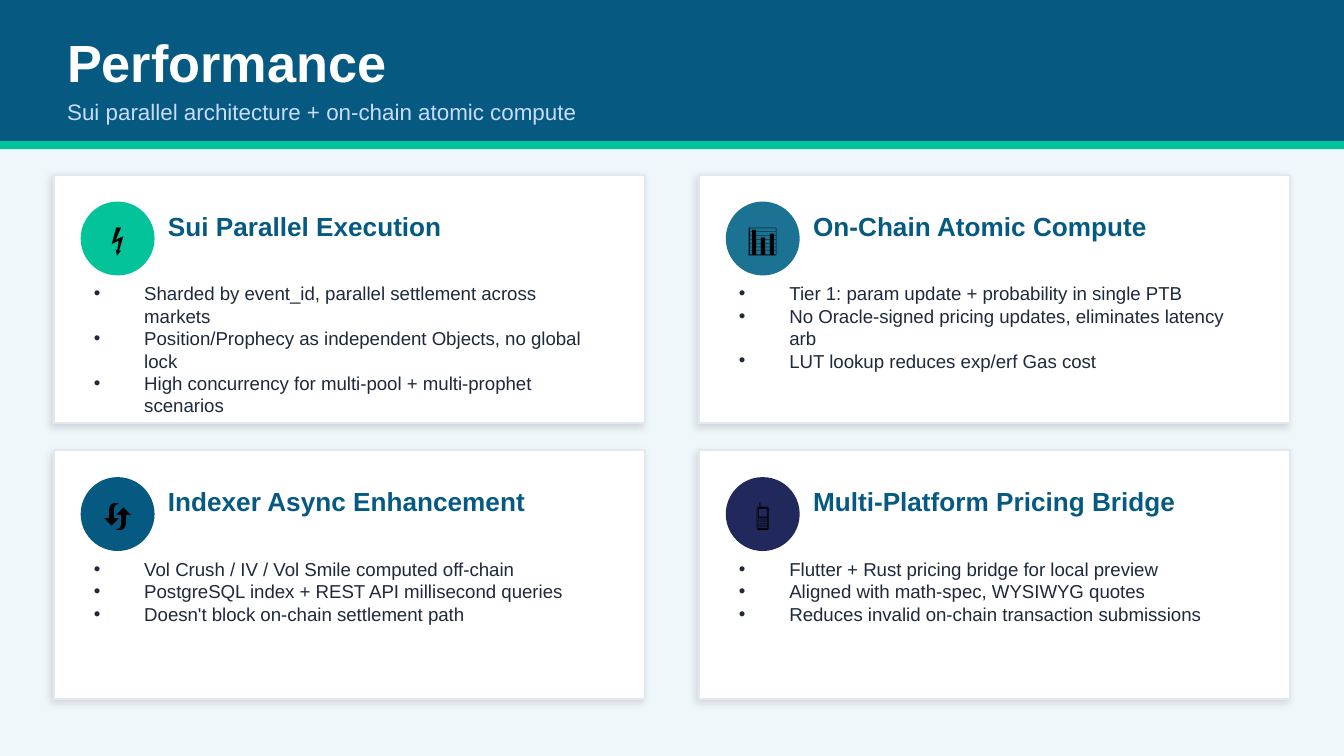
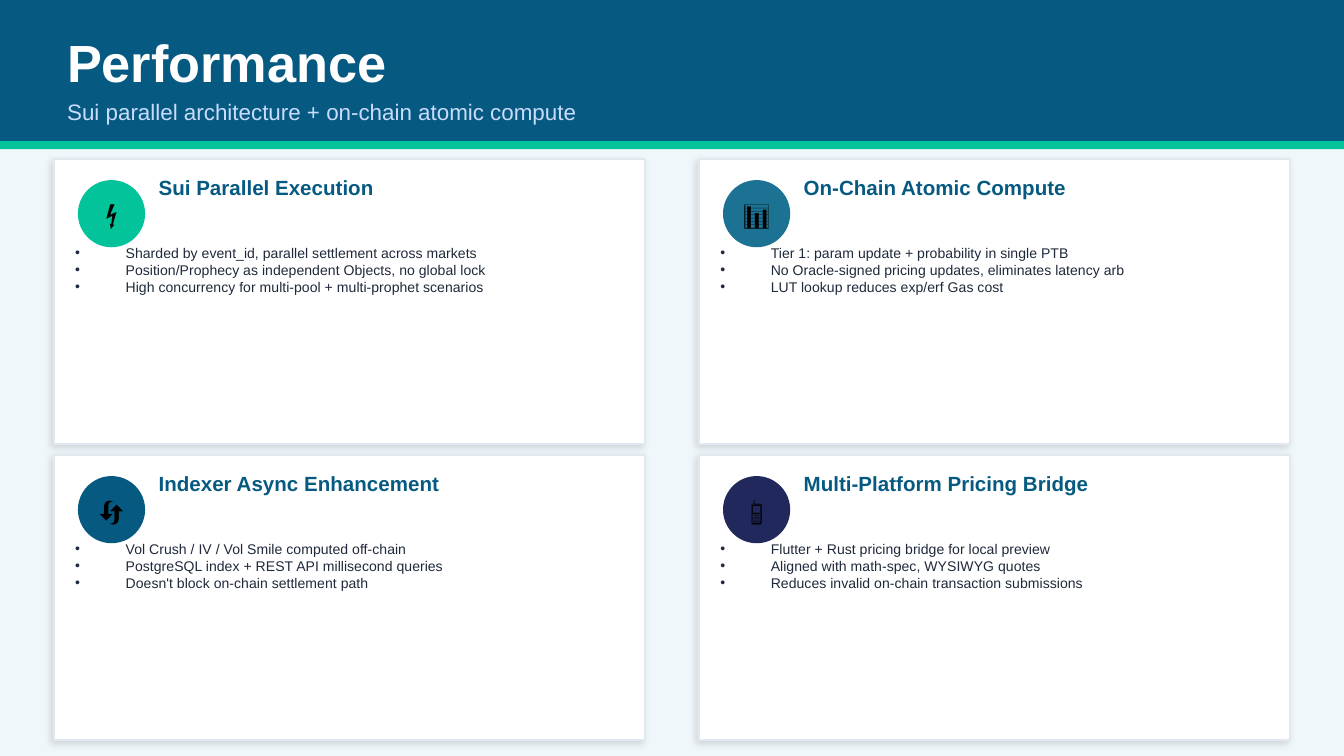
Before and after one commit to bamaao/x-market, a slide deck: slide 7 of docs/presentations/X-Market-Sui-Overview.en.pptx (slide 8 before the commit). Drawn at 1344x756 pixels with LibreOffice and Linux fonts; fonts in the diff are those of the drawing. Boxes give left, top, right and bottom in pixels: in the first picture for what was removed or moved away, otherwise in the second. Text is boxed around its words. In the diff, an @@ line names an element or a change of style, - is before the commit and + after.

```diff
--- a/docs/presentations/X-Market-Sui-Overview.en.pptx
+++ b/docs/presentations/X-Market-Sui-Overview.en.pptx
@@ rectangle: place and size @@
-rectangle at (54, 175, 645, 423)
+rectangle at (54, 159, 645, 444)
@@ text "Sui Parallel Execution": place and size @@
-text "Sui Parallel Execution" at (168, 217, 441, 237)
+text "Sui Parallel Execution" at (159, 180, 373, 196)
@@ rectangle: place and size @@
-rectangle at (699, 175, 1290, 423)
+rectangle at (699, 159, 1290, 444)
@@ size 14 to 11 pt; vertical alignment middle to top in 4 elements at (159, 476, 439, 496), (804, 476, 1088, 496), (159, 180, 373, 196), (804, 180, 1066, 200) @@
@@ text "On-Chain Atomic Compute": place and size @@
-text "On-Chain Atomic Compute" at (813, 217, 1146, 242)
+text "On-Chain Atomic Compute" at (804, 180, 1066, 200)
@@ ellipse: place and size @@
-ellipse at (81, 202, 155, 276)
+ellipse at (78, 180, 145, 247)
@@ text "⚡": place and size @@
-text "⚡" at (81, 202, 155, 276)
+text "⚡" at (78, 180, 145, 247)
@@ size 16 to 14 pt in 4 elements at (78, 476, 145, 543), (723, 476, 790, 543), (78, 180, 145, 247), (723, 180, 790, 247) @@
@@ ellipse: place and size @@
-ellipse at (726, 202, 800, 276)
+ellipse at (723, 180, 790, 247)
@@ text "📊": place and size @@
-text "📊" at (726, 202, 800, 276)
+text "📊" at (723, 180, 790, 247)
@@ text "Sharded by event_id, parallel settlement ...": place and size @@
-text "Sharded by event_id, parallel settlement ..." at (144, 286, 581, 412)
+text "Sharded by event_id, parallel settlement ..." at (126, 248, 485, 295)
@@ text "Tier 1: param update + ...": place and size @@
-text "Tier 1: param update + ..." at (789, 286, 1224, 372)
+text "Tier 1: param update + ..." at (771, 248, 1124, 295)
@@ rectangle: place and size @@
-rectangle at (54, 450, 645, 699)
+rectangle at (54, 454, 645, 739)
@@ ellipse: place and size @@
-ellipse at (81, 477, 155, 551)
+ellipse at (78, 476, 145, 543)
@@ text "Indexer Async Enhancement": place and size @@
-text "Indexer Async Enhancement" at (168, 492, 525, 517)
+text "Indexer Async Enhancement" at (159, 476, 439, 496)
@@ rectangle: place and size @@
-rectangle at (699, 450, 1290, 699)
+rectangle at (699, 454, 1290, 739)
@@ ellipse: place and size @@
-ellipse at (726, 477, 800, 551)
+ellipse at (723, 476, 790, 543)
@@ text "Multi-Platform Pricing Bridge": place and size @@
-text "Multi-Platform Pricing Bridge" at (813, 492, 1175, 517)
+text "Multi-Platform Pricing Bridge" at (804, 476, 1088, 496)
@@ text "Vol Crush / IV / ...": place and size @@
-text "Vol Crush / IV / ..." at (144, 562, 562, 625)
+text "Vol Crush / IV / ..." at (126, 544, 443, 591)
@@ size 10 to 7.5 pt in 4 elements at (126, 248, 485, 295), (771, 248, 1124, 295), (126, 544, 443, 591), (771, 544, 1083, 588) @@
@@ text "Flutter + Rust pricing bridge ...": place and size @@
-text "Flutter + Rust pricing bridge ..." at (789, 562, 1201, 621)
+text "Flutter + Rust pricing bridge ..." at (771, 544, 1083, 588)
```
Also in this commit, not shown: 7 other slides changed, 2 slides removed, 2 other files.
